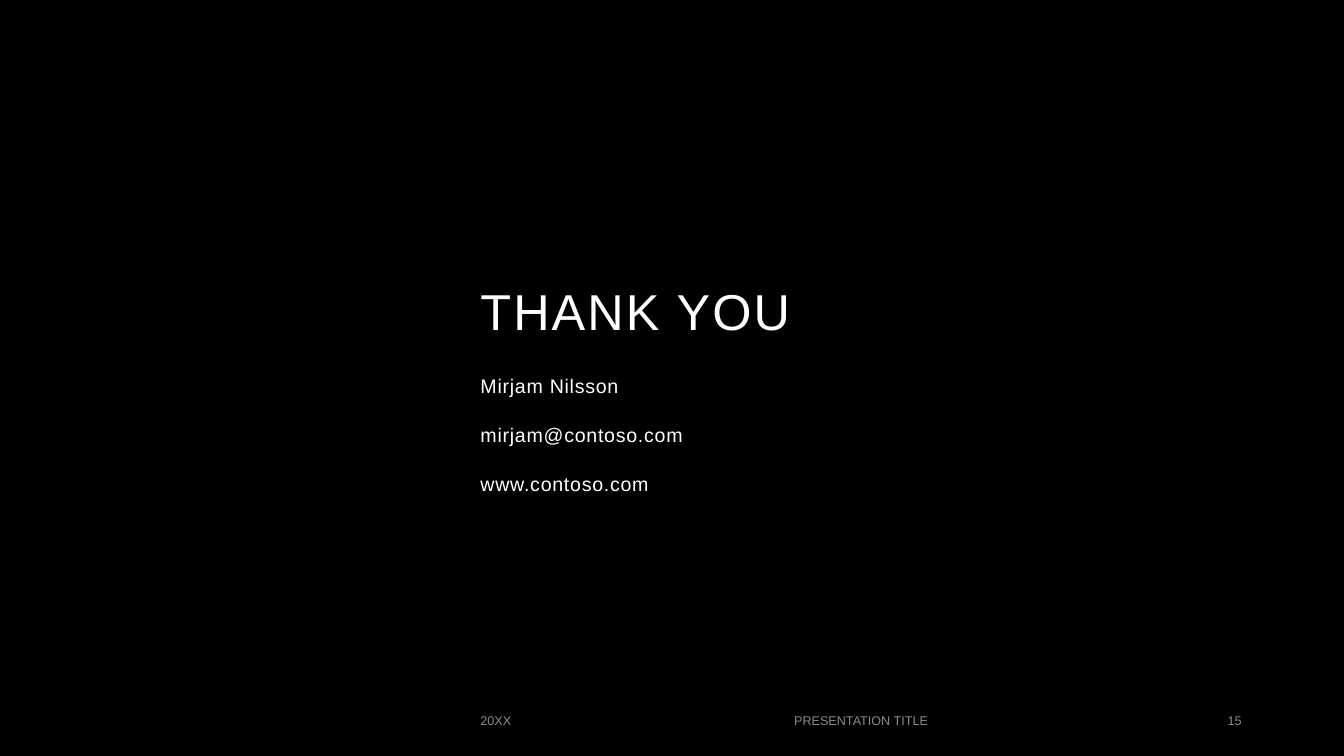
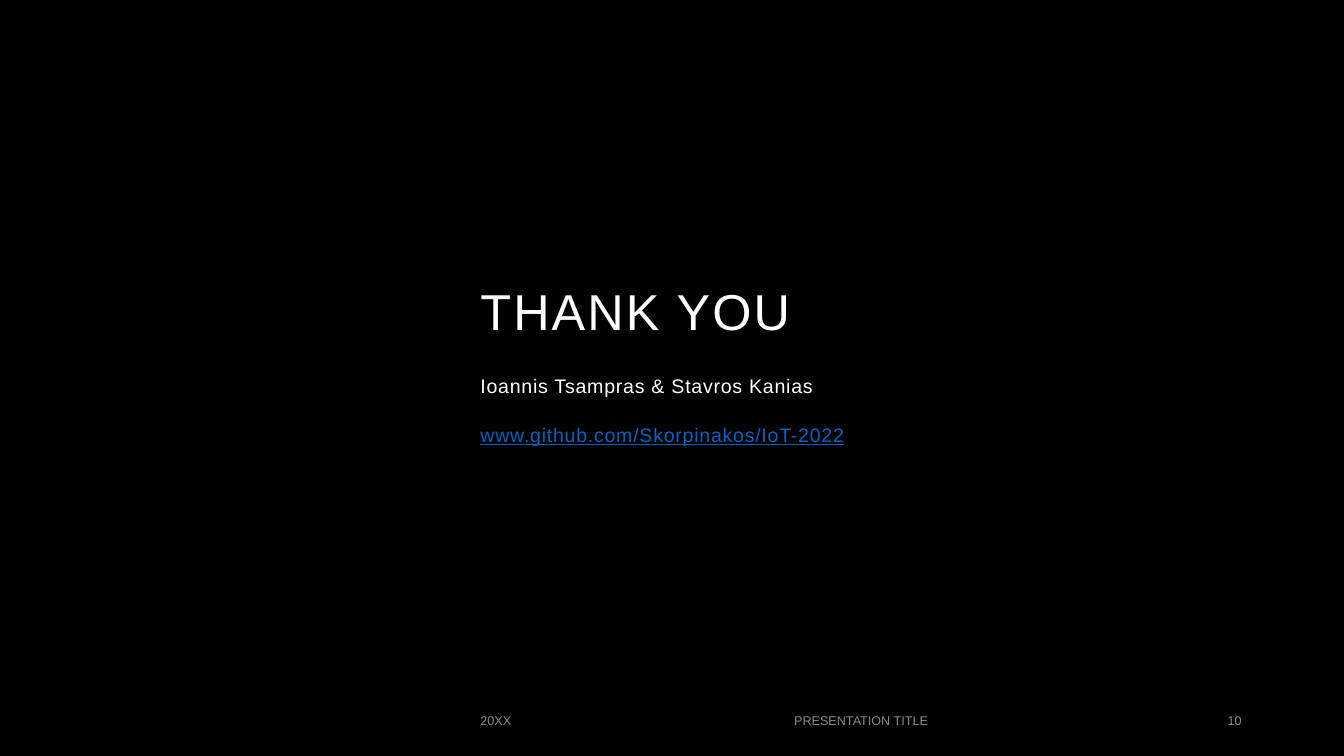
Before and after one commit to Skorpinakos/IoT-GreenHouse, a slide deck: slide 10 of Report/Presentation_3_IoT.pptx (slide 15 before the commit). Drawn at 1344x756 pixels with LibreOffice and Linux fonts; fonts in the diff are those of the drawing; background and template pictures are left out. Boxes give left, top, right and bottom in pixels: in the first picture for what was removed or moved away, otherwise in the second. Text is boxed around its words. In the diff, an @@ line names an element or a change of style, - is before the commit and + after.

Commit message:
finished presentation

```diff
--- a/Report/Presentation_3_IoT.pptx
+++ b/Report/Presentation_3_IoT.pptx
@@ subtitle at bbox=[480, 378, 843, 446]: text changed; text colour #FFFFFF to #0563C1 @@
-Mirjam Nilsson
-mirjam@contoso.com
-www.contoso.com
+Ioannis Tsampras & Stavros Kanias
+www.github.com/Skorpinakos/IoT-2022
@@ page number at bbox=[1228, 716, 1242, 725]: text changed @@
-15
+10
```
Also in this commit, not shown: 3 slides added, 8 slides removed, 1 other file.
